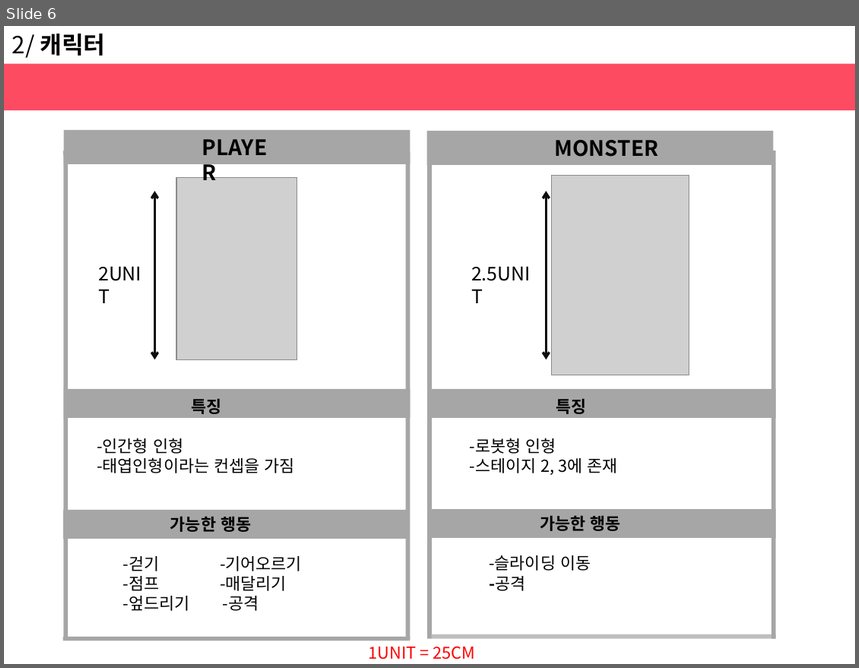
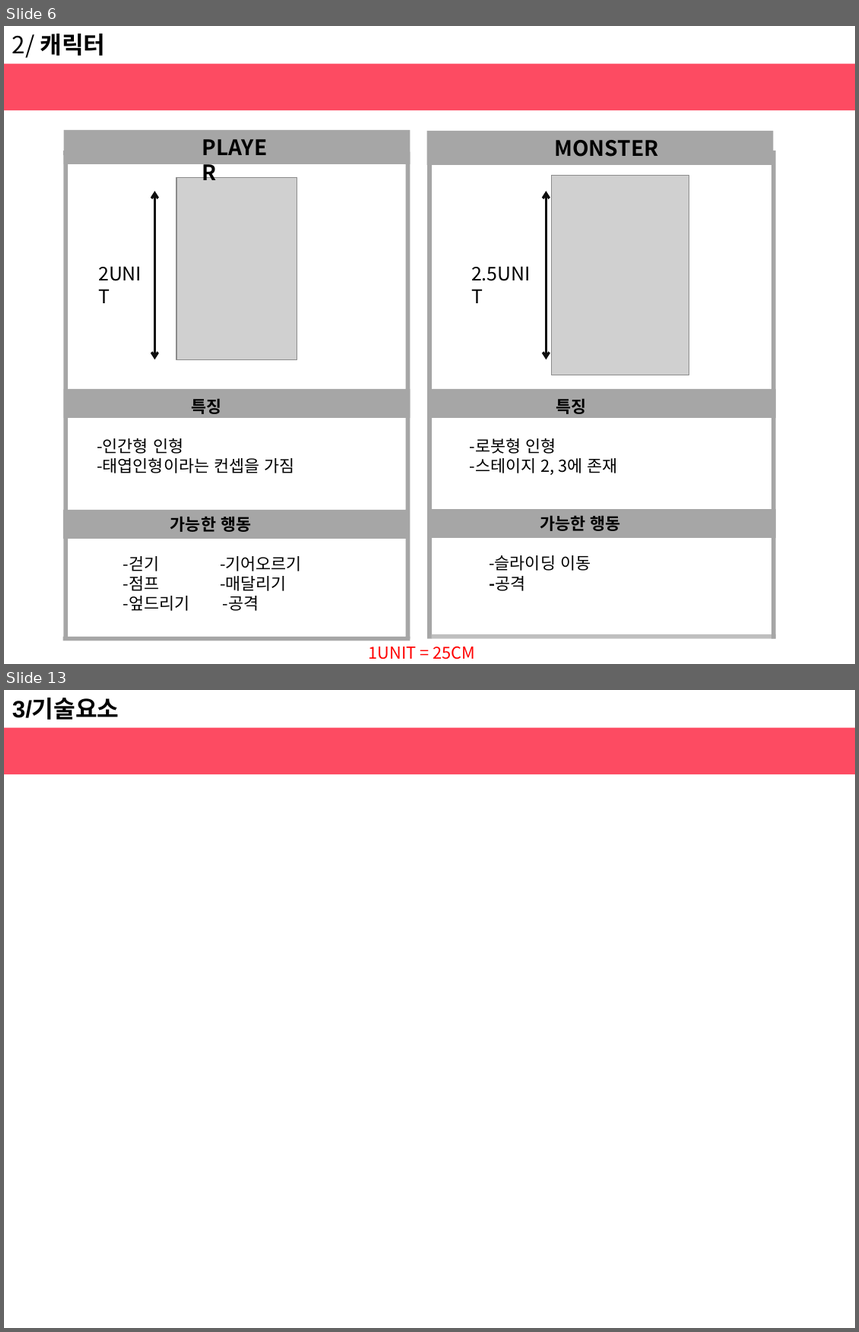
Before and after one commit to haeunjung/Team_Project, a slide deck: 기획문서/게임 제안서.pptx. Shown one above the other, each under a label of ours: slide 6 before the commit, slides 6 and 13 after it; the slides between them are not shown. The pictures are 859x668 and 859x1332 pixels, drawn with LibreOffice and Linux fonts; fonts in the diff are those of the drawing; grey boxes stand for pictures. Boxes give left, top, right and bottom in pixels: in the first picture for what was removed or moved away, otherwise in the second. Text is boxed around its words. In the diff, an @@ line names an element or a change of style, - is before the commit and + after.

```diff
--- a/기획문서/게임 제안서.pptx
+++ b/기획문서/게임 제안서.pptx
@@ slide 13 added at [4,690,855,1328], background #FFFFFF @@
@@ text added at [12,698,120,720], 20 pt, text #000000, bold @@
+3/기술요소
@@ rectangle added at [4,727,855,774], fill #FD4B62 @@
```
Also in this commit, not shown: 2 slides changed, 4 other slides added.
